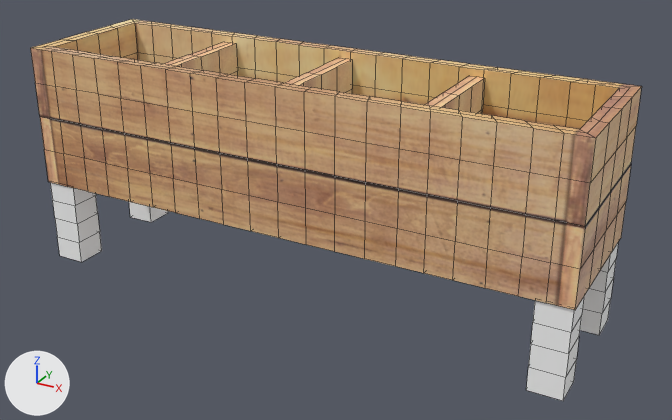
What one commit did to the FBX model Assets/Models/Greenhouse/Garden Beds/Garden Bed 4.fbx.
One viewpoint serves both versions: a 50 mm lens placed at (0.863, -3.38, 0.839), pointed at (-0.34, -1.192, -0.255). Every picture has the same lights, and +X, +Y and +Z are marked at lower left. Mesh edges are drawn as thin lines. Where no turn or scale is listed for an object, it has been applied to the vertices.

The first picture shows 'Garden_Bed_5:pCube7'.
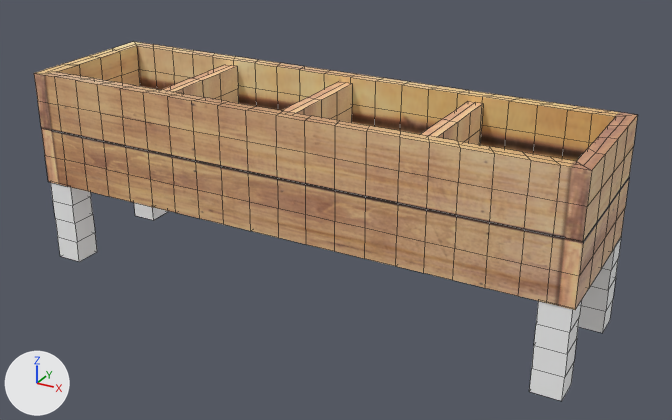
Commit message: more garden bed adjustments

Edits to the bpy script that builds the scene:
```text
Change me_mesh:
    where me_mesh.from_pydata(...)  # 896 vertices, 856 faces; spans x -0.84..0.84, y -0.23..0.23, z -0.35..0.35
    used by ob_garden_bed_5_pcube7; location = (-0.409, -1.193, -0.178)
    me_mesh part 1: the loose piece of 20 vertices spanning x 0.74..0.84, y 0.13..0.23, z -0.35..-0.08 is moved by (0.01, 0.01, 0.0)
    me_mesh part 2: the loose piece of 58 vertices spanning x -0.43..-0.39, y -0.19..0.19, z -0.03..0.32 is scaled about its middle by (1, 1, 0.821), then moved by (0.0, 0.0, -0.04)
    me_mesh part 3: the loose piece of 20 vertices spanning x 0.74..0.84, y -0.22..-0.13, z -0.35..-0.08 is moved by (0.0, -0.01, 0.0)
    me_mesh part 4: the loose piece of 20 vertices spanning x -0.84..-0.74, y -0.22..-0.13, z -0.35..-0.08 is moved by (0.0, -0.01, 0.0)
    me_mesh part 5: the loose piece of 58 vertices spanning x -0.02..0.02, y -0.19..0.19, z -0.03..0.32 is scaled about its middle by (1, 1, 0.821), then moved by (0.0, 0.0, -0.04)
    me_mesh part 6: the loose piece of 58 vertices spanning x 0.39..0.43, y -0.19..0.19, z -0.03..0.32 is scaled about its middle by (1, 1, 0.821), then moved by (0.0, 0.0, -0.04)
    me_mesh part 7: the loose piece of 642 vertices spanning x -0.84..0.84, y -0.23..0.23, z -0.08..0.35 is scaled about its middle by (1, 1, 0.821), then moved by (0.0, 0.0, -0.04)
    me_mesh part 8: the loose piece of 20 vertices spanning x -0.84..-0.75, y 0.13..0.22, z -0.35..-0.08 is moved by (0.0, 0.01, 0.0)
```

Location of each change, [x1, y1, x2, y2] in pixels of the pictures (672 x 420 px; the box of a moved part takes in the faces that stretch with it):
'Garden_Bed_5:pCube7', reshaped (6% shorter)
    before: [31, 19, 642, 401]
    after: [34, 42, 638, 401]
part 1 of me_mesh, moved or reshaped
    before: [580, 243, 618, 335]
    after: [578, 238, 621, 333]
part 2 of me_mesh, moved or reshaped
    before: [164, 42, 238, 76]
    after: [162, 65, 239, 103]
part 3 of me_mesh, moved or reshaped
    before: [526, 297, 584, 401]
    after: [529, 301, 581, 401]
part 4 of me_mesh, moved or reshaped
    before: [50, 182, 102, 262]
    after: [50, 182, 97, 262]
part 5 of me_mesh, moved or reshaped
    before: [285, 58, 352, 93]
    after: [281, 82, 352, 123]
part 6 of me_mesh, moved or reshaped
    before: [425, 76, 485, 114]
    after: [421, 101, 483, 145]
part 7 of me_mesh, moved or reshaped
    before: [31, 19, 642, 310]
    after: [34, 42, 638, 310]
part 8 of me_mesh, moved or reshaped
    before: [129, 202, 168, 222]
    after: [134, 203, 168, 220]
